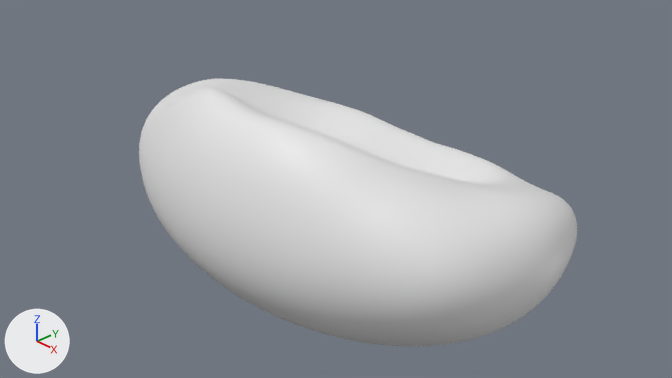
Two versions of the Blender file divanpyx.blend, one commit apart.
Rendered twice from the file's camera 'Camera'. The lights are fixed; the arrows at lower left show +X, +Y and +Z.

The older version as bpy lines, for what is in view:
```python
me_sphere = bpy.data.meshes.new('Sphere')
me_sphere.from_pydata(...)  # 7601 vertices, 7600 faces; spans x -1.0..1.0, y -1.0..1.0, z -0.78..0.86
me_sphere.polygons.foreach_set('use_smooth', [True] * 7600)
ob_sphere = bpy.data.objects.new('Sphere', me_sphere)
ob_sphere.location = (0.0, 0.0, 0.0)
ob_sphere.scale = (3.01, 1.95, 1.49)
```
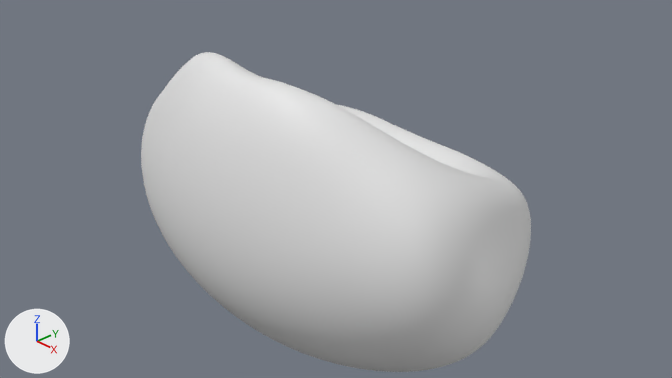
Commit message: Edit DivanPyx

What differs and where, as boxes [x1, y1, x2, y2] in the pictures (672 x 378 px; the box of a moved part takes in the faces that stretch with it):
'Sphere', reshaped, rescaled (11% narrower, 20% taller): before [139, 79, 577, 346]; after [141, 52, 531, 372]
part 1 of me_sphere, moved or reshaped: before [139, 79, 577, 346]; after [141, 80, 531, 371]

The change, as a diff of the scene's bpy script:
```diff
--- a/divanpyx.blend.py
+++ b/divanpyx.blend.py
@@ me_sphere @@
 # used by ob_sphere; location = (0.0, 0.0, 0.0); scale = (3.01, 1.95, 1.49)
-me_sphere.from_pydata(...)  # 7601 vertices, 7600 faces; spans x -1.0..1.0, y -1.0..1.0, z -0.78..0.86
+me_sphere.from_pydata(...)  # 7601 vertices, 7600 faces; spans x -0.87..0.87, y -1.0..0.98, z -0.75..0.86
+# me_sphere part 1: 5229 of 7601 vertices moved; they spanned x -1.0..1.0, y -0.81..1.0, z -0.78..0.8 and now span x -0.87..0.87, y -0.81..0.98, z -0.75..0.79; mean shift (-0.01, -0.03, -0.02); largest move (-0.91, 0.18, 0.34) -> (-0.77, 0.12, 0.19)
@@ ob_sphere @@
 ob_sphere.location = (0.0, 0.0, 0.0)
-ob_sphere.scale = (3.01, 1.95, 1.49)
+ob_sphere.scale = (3.01, 1.95, 2.0)
```
